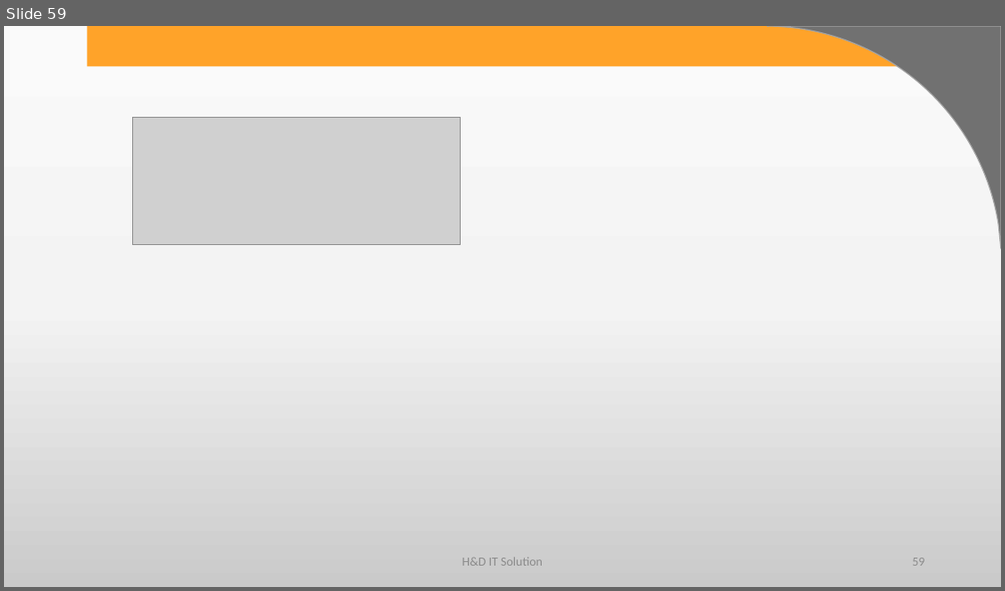
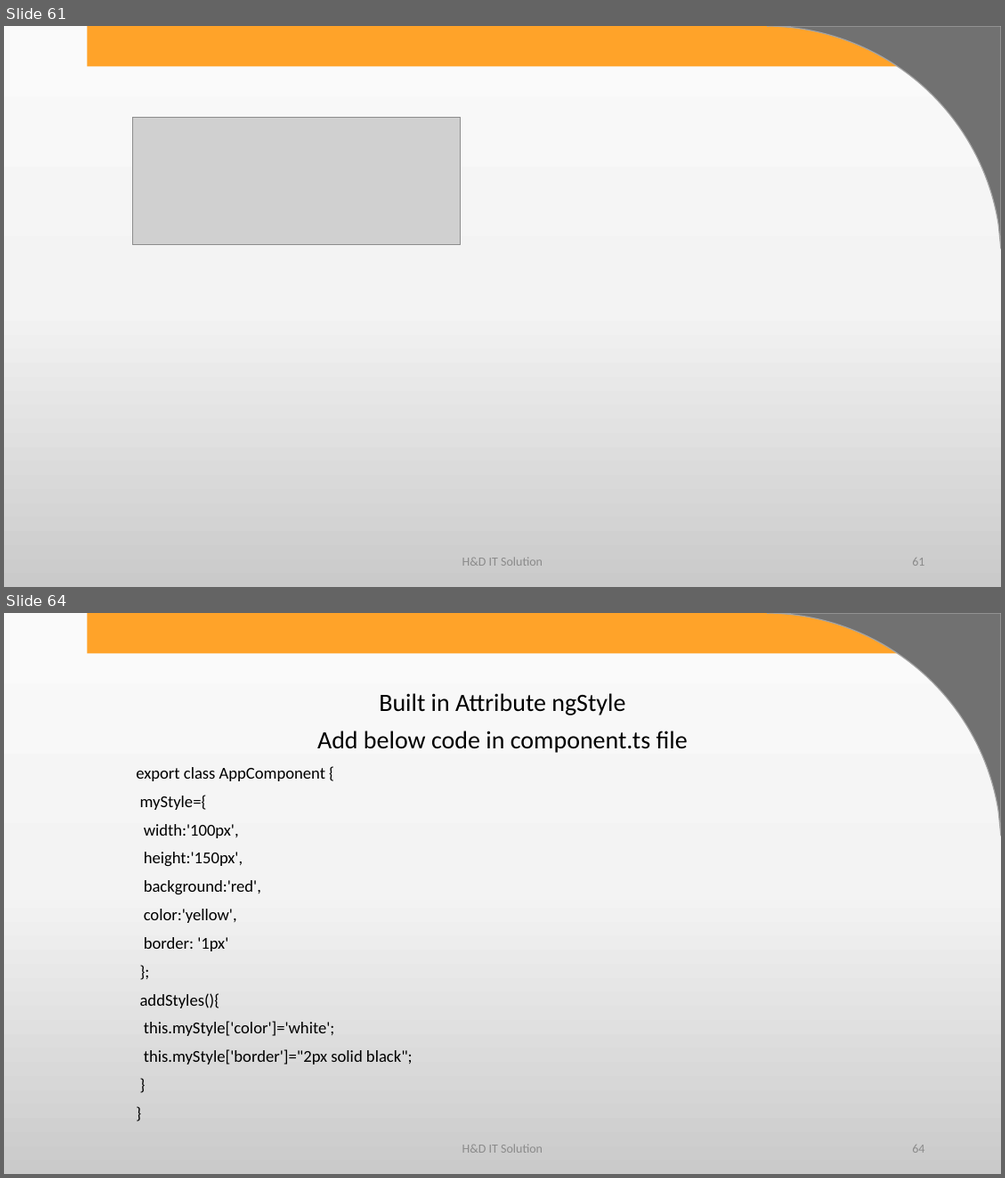
Before and after one commit to harshadasawant/infiniteAngular, a slide deck: ppt/ANGULAR.pptx. Shown one above the other, each under a label of ours: slide 59 before the commit, slides 61 and 64 after it; the slides between them are not shown. The pictures are 1005x591 and 1005x1178 pixels, drawn with LibreOffice and Linux fonts; fonts in the diff are those of the drawing; grey boxes stand for pictures; background and template pictures are left out. Boxes give left, top, right and bottom in pixels: in the first picture for what was removed or moved away, otherwise in the second. Text is boxed around its words. In the diff, an @@ line names an element or a change of style, - is before the commit and + after.

```diff
--- a/ppt/ANGULAR.pptx
+++ b/ppt/ANGULAR.pptx
@@ slide 64 added at (4,613,1001,1174), background gradient #FBFBFB to #F4F4F4 to #CBCBCB; not listed: 2 template elements that a slide beside it also shows @@
@@ subtitle added at (136,693,688,1064), 16 pt, text #000000 @@
+Built in Attribute ngStyle
+Add below code in component.ts file
+export class AppComponent {
+myStyle={
+width:'100px',
+height:'150px',
+background:'red',
+color:'yellow',
+border: '1px'
+};
+addStyles(){
+this.myStyle['color']='white';
+this.myStyle['border']="2px solid black";
+}
+}
@@ text added at (462,1143,542,1152), 12 pt, text #8C8C8C @@
+H&D IT Solution
@@ page number added at (912,1144,924,1152), 12 pt, text #8C8C8C @@
+64
@@ what was slide 59 is now slide 61 @@
@@ page number at (912,557,924,565): text changed @@
-59
+61
```
Also in this commit, not shown: 8 other slides added, 12 other files.
